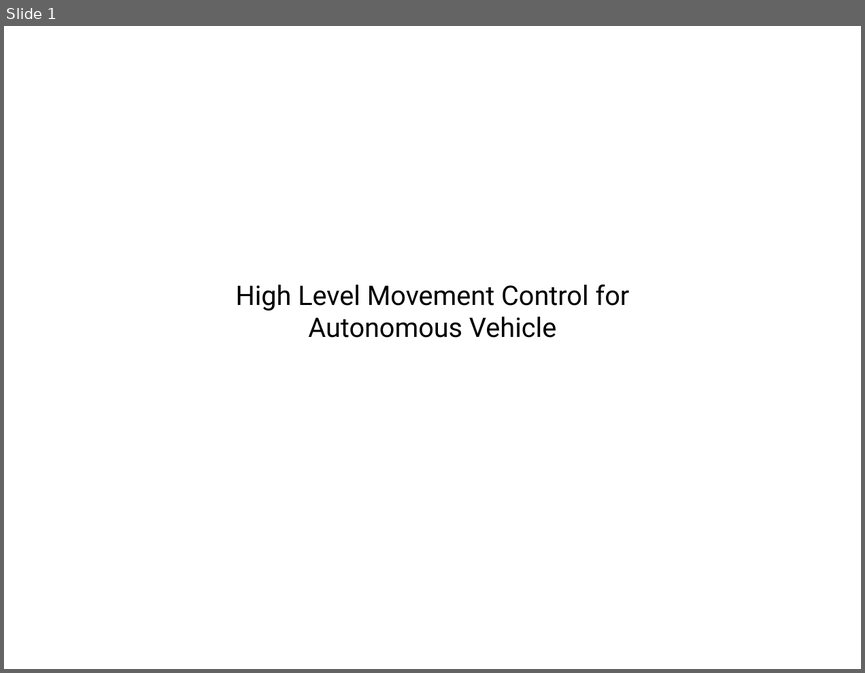
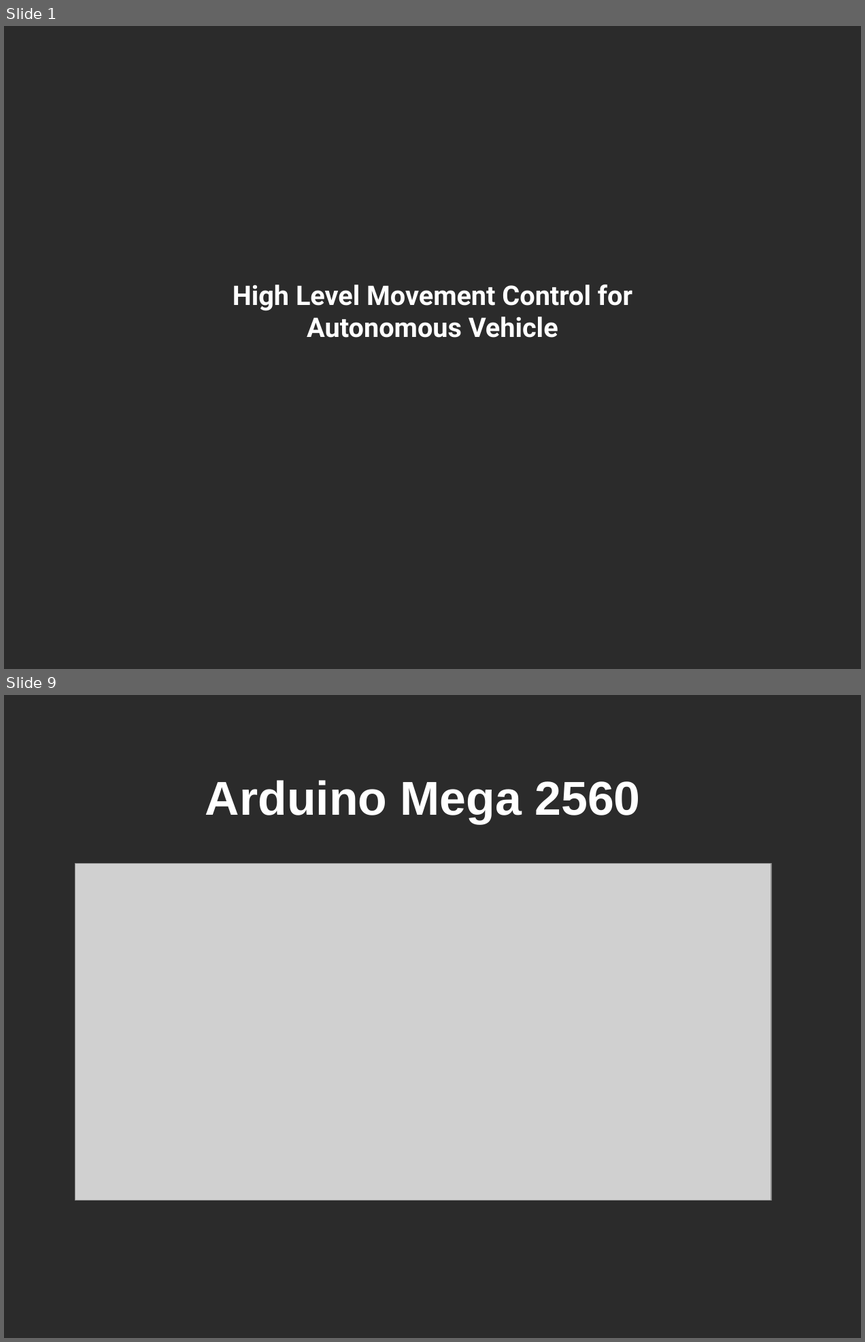
Before and after one commit to MrPerfekt/Car, a slide deck: doc/documents/Presentation/Presentation.odp. Shown one above the other, each under a label of ours: slide 1 before the commit, slides 1 and 9 after it; the slides between them are not shown. The pictures are 865x673 and 865x1342 pixels, drawn with LibreOffice and Linux fonts; fonts in the diff are those of the drawing; grey boxes stand for pictures; background and template pictures are left out; a plain dark background stands for a picture behind light text. Boxes give left, top, right and bottom in pixels: in the first picture for what was removed or moved away, otherwise in the second. Text is boxed around its words. In the diff, an @@ line names an element or a change of style, - is before the commit and + after.

```diff
--- a/doc/documents/Presentation/Presentation.odp
+++ b/doc/documents/Presentation/Presentation.odp
@@ slide 9 added at (x1=4, y1=695, x2=861, y2=1338), background picture (left out) @@
@@ title added at (x1=205, y1=780, x2=640, y2=824), 44 pt, text #FFFFFF, bold @@
+Arduino Mega 2560
@@ picture added at (x1=75, y1=864, x2=772, y2=1200) @@
@@ slide 1 changed as well @@
@@ background #FFFFFF to picture (left out) @@
@@ title "High Level Movement Control for ..." at (x1=232, y1=284, x2=632, y2=337): text colour #000000 to #FFFFFF, bold on @@
```
Also in this commit, not shown: 19 other slides added, 2 other files.
